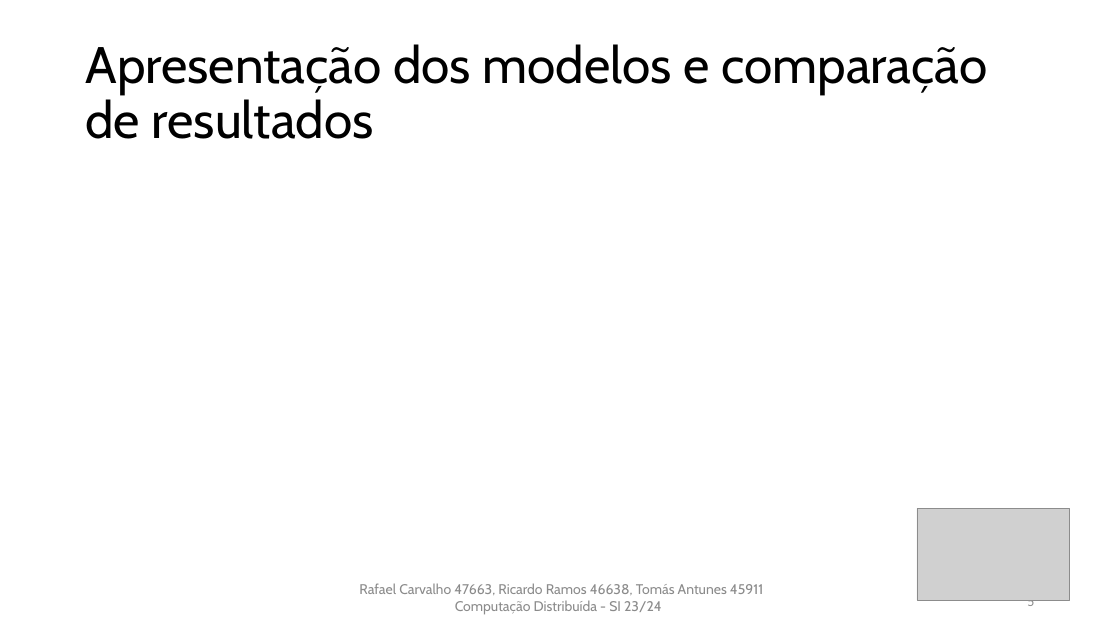
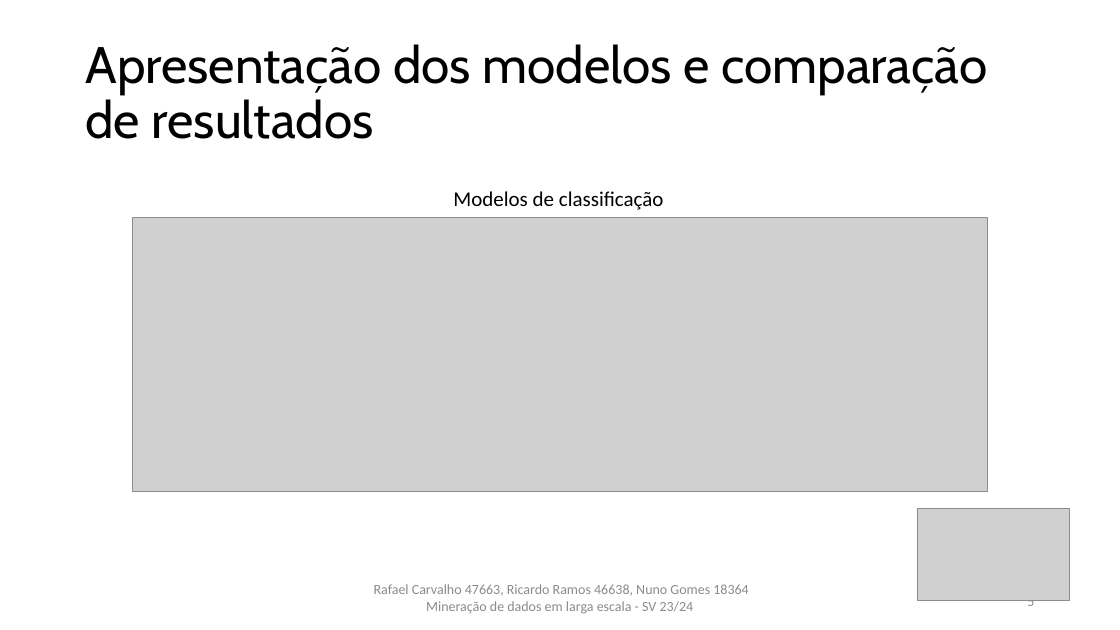
Before and after one commit to rcarvalho16/MDLE-23-24, a slide deck: slide 5 of Trabalho_Pratico/Powerpoint.pptx. Drawn at 1120x630 pixels with LibreOffice and Linux fonts; fonts in the diff are those of the drawing; grey boxes stand for pictures. Boxes give left, top, right and bottom in pixels: in the first picture for what was removed or moved away, otherwise in the second. Text is boxed around its words. In the diff, an @@ line names an element or a change of style, - is before the commit and + after.

```diff
--- a/Trabalho_Pratico/Powerpoint.pptx
+++ b/Trabalho_Pratico/Powerpoint.pptx
@@ text added at (x1=453, y1=191, x2=664, y2=210), 18 pt, text #000000 @@
+Modelos de classificação
@@ picture added at (x1=133, y1=218, x2=987, y2=492) @@
@@ text at (x1=374, y1=584, x2=748, y2=614): text changed; font Cabin to Calibri @@
-Rafael Carvalho 47663, Ricardo Ramos 46638, Tomás Antunes 45911 Computação Distribuída - SI 23/24
+Rafael Carvalho 47663, Ricardo Ramos 46638, Nuno Gomes 18364 Mineração de dados em larga escala - SV 23/24
```
Also in this commit, not shown: 5 other slides changed, 1 slide added, 2 slides removed.
